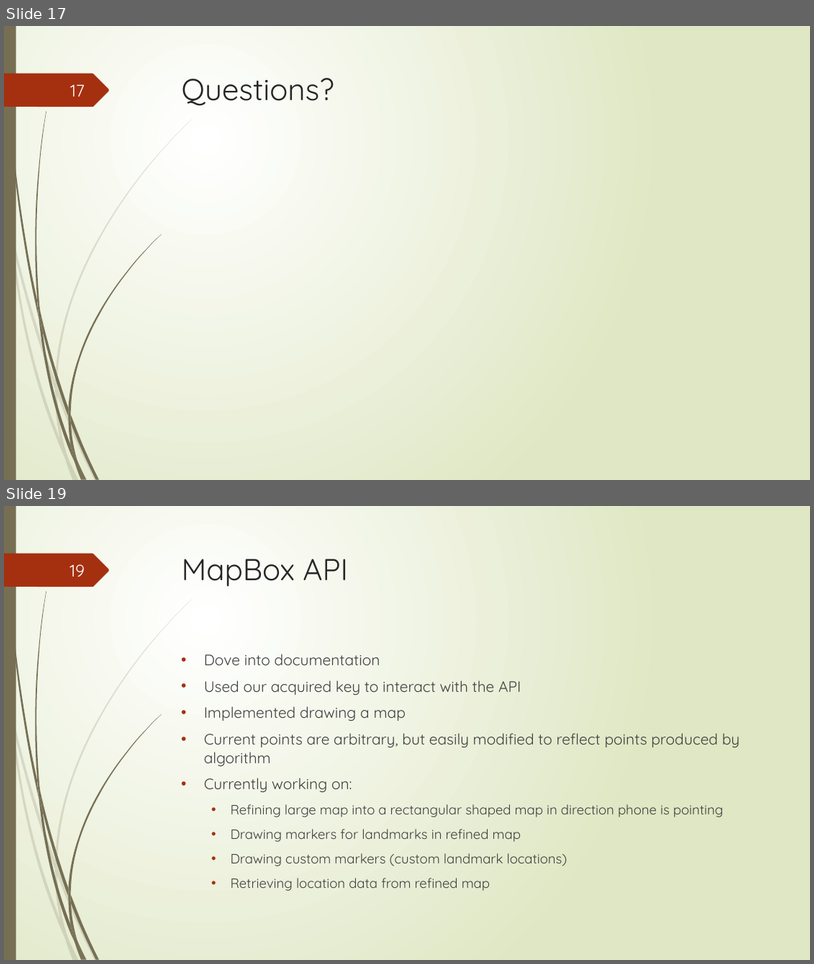
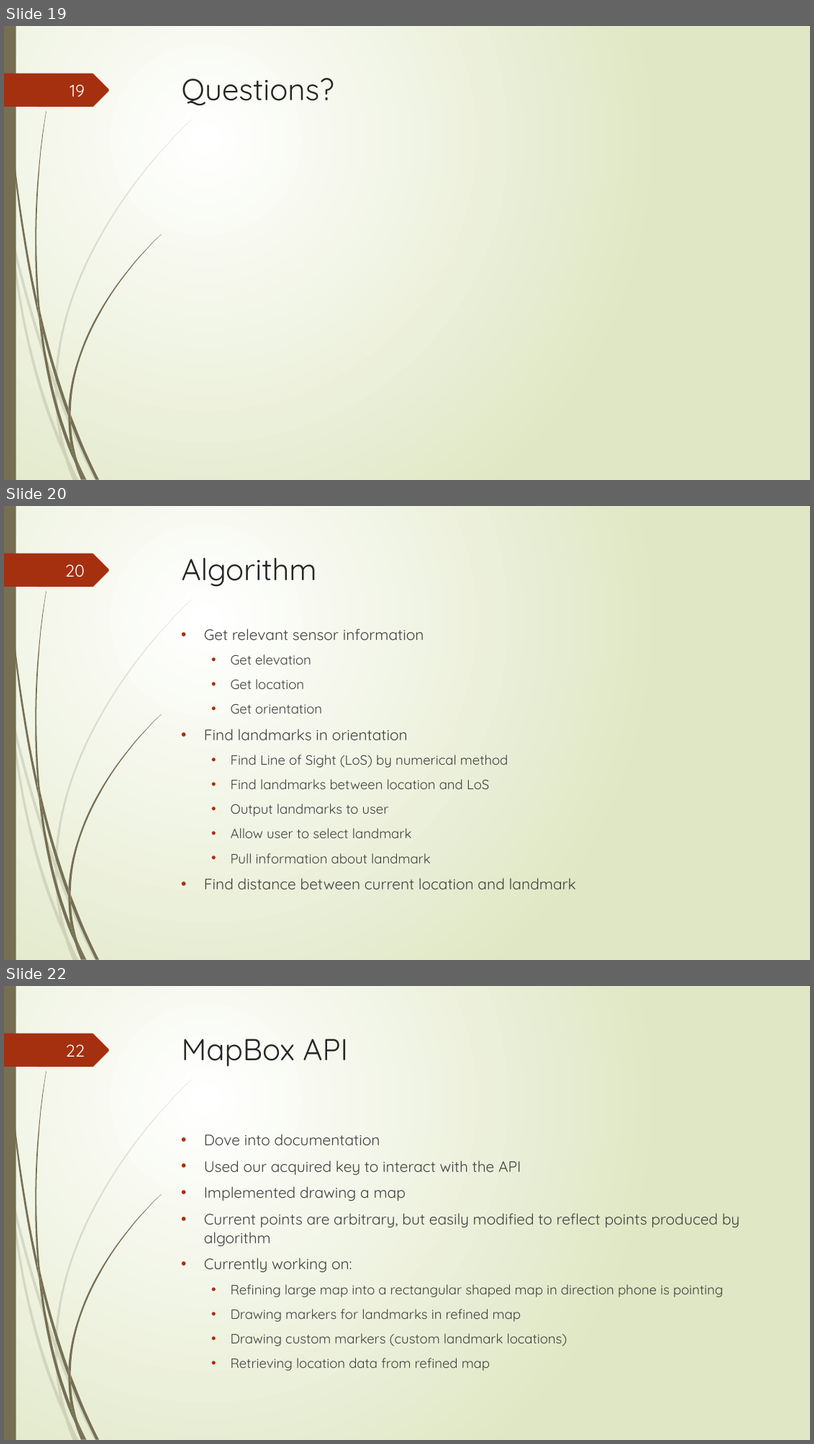
Before and after one commit to junmin-yee/Landmarked, a slide deck: Presentations/Sprint01 ReviewMeeting.pptx. Shown one above the other, each under a label of ours: slides 17 and 19 before the commit, slides 19, 20 and 22 after it; the slides between them are not shown. The pictures are 814x964 and 814x1444 pixels, drawn with LibreOffice and Linux fonts; fonts in the diff are those of the drawing. Boxes give left, top, right and bottom in pixels: in the first picture for what was removed or moved away, otherwise in the second. Text is boxed around its words. In the diff, an @@ line names an element or a change of style, - is before the commit and + after.

Commit message:
Added Information to PPT
Minor changes to Landmark app

```diff
--- a/Presentations/Sprint01 ReviewMeeting.pptx
+++ b/Presentations/Sprint01 ReviewMeeting.pptx
@@ slide 20 added at bbox=[4, 506, 810, 960], background gradient #FFFFFF to #DFE8C4; not listed: 24 template elements that a slide beside it also shows @@
@@ page number added at bbox=[65, 564, 85, 577], 20 pt, text #FEFFFF @@
+20
@@ title added at bbox=[182, 558, 317, 587], 36 pt, text #262626 @@
+Algorithm
@@ text added at bbox=[204, 628, 576, 889], 16 pt, text #404040 @@
+• Get relevant sensor information
+  • Get elevation
+  • Get location
+  • Get orientation
+• Find landmarks in orientation
+  • Find Line of Sight (LoS) by numerical method
+  • Find landmarks between location and LoS
+  • Output landmarks to user
+  • Allow user to select landmark
+  • Pull information about landmark
+• Find distance between current location and landmark
@@ what was slide 17 is now slide 19 @@
@@ page number at bbox=[70, 84, 85, 97]: text changed @@
-17
+19
@@ what was slide 19 is now slide 22 @@
@@ page number at bbox=[66, 1044, 85, 1057]: text changed @@
-19
+22
```
Also in this commit, not shown: 5 other slides added, 3 slides removed, 2 other files.
